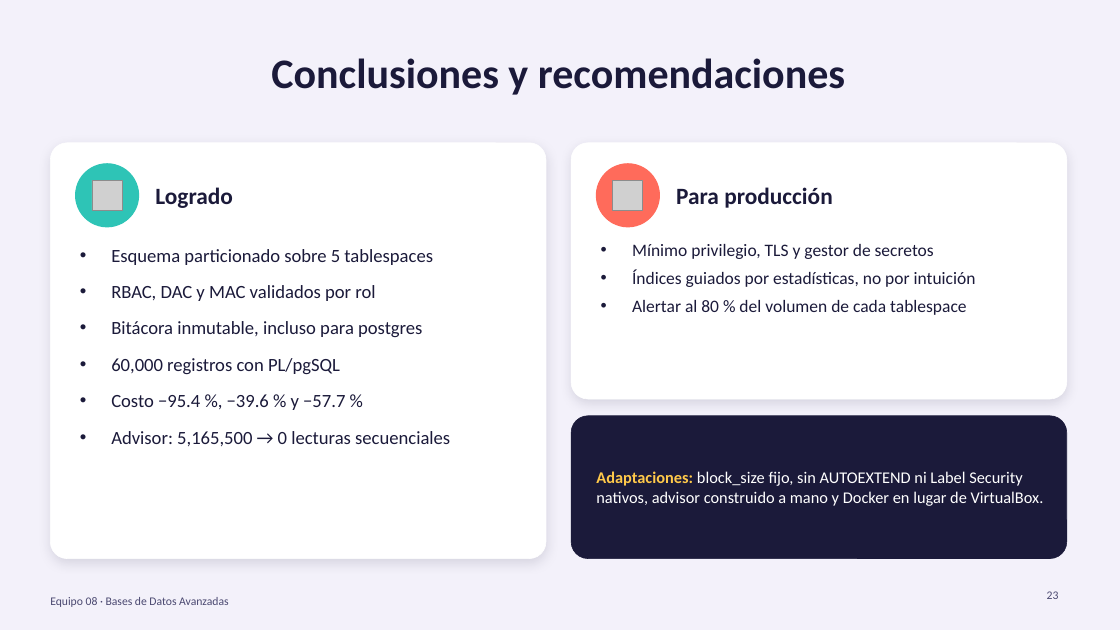
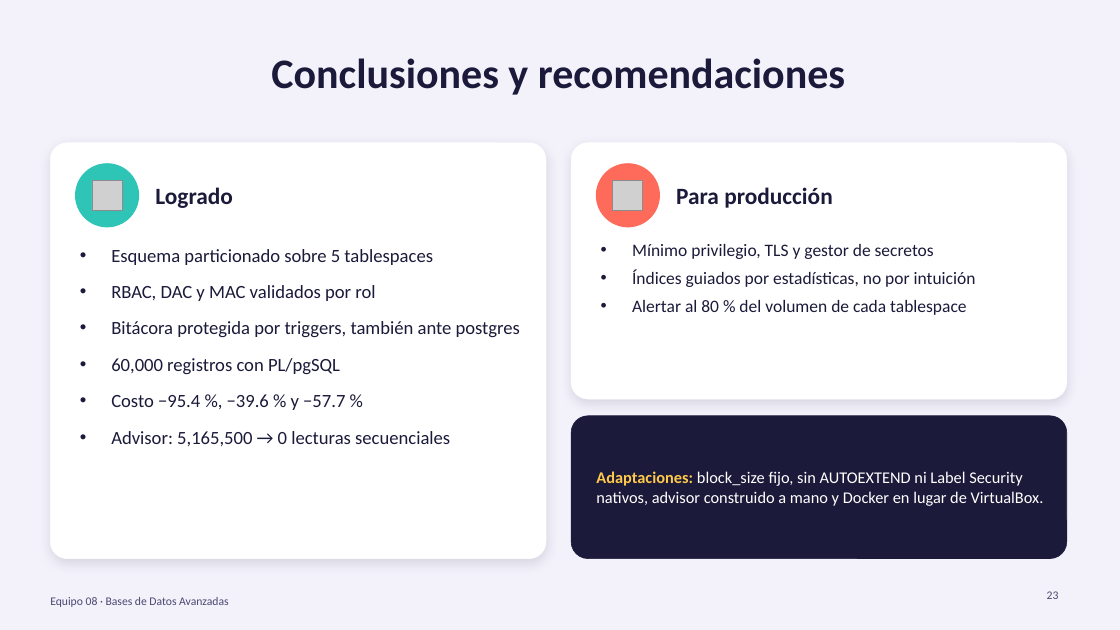
Before and after one commit to KarlaRoChi/BDAvanzadas_Equipo8_ProyectoFinal, a slide deck: slide 23 of presentacion/Proyecto01_equipo08_CalderonGutierrezVictorEmiliano_RojasChimalKarlaBeatriz.pptx. Drawn at 1120x630 pixels with LibreOffice and Linux fonts; fonts in the diff are those of the drawing; grey boxes stand for pictures. Boxes give left, top, right and bottom in pixels: in the first picture for what was removed or moved away, otherwise in the second. Text is boxed around its words. In the diff, an @@ line names an element or a change of style, - is before the commit and + after.

Commit message:
Precisar el alcance del MAC y de la inmutabilidad de la bitacora
- El MAC aplica a analista y auditor; admin y superusuario quedan fuera por diseno
- Los triggers bloquean cambios por SQL, pero un superusuario puede desactivarlos
- Mismos ajustes en la presentacion y PDF recompilado

```diff
--- a/presentacion/Proyecto01_equipo08_CalderonGutierrezVictorEmiliano_RojasChimalKarlaBeatriz.pptx
+++ b/presentacion/Proyecto01_equipo08_CalderonGutierrezVictorEmiliano_RojasChimalKarlaBeatriz.pptx
@@ text at [111,321,520,337]: text changed @@
-• Bitácora inmutable, incluso para postgres
+• Bitácora protegida por triggers, también ante postgres
```
Also in this commit, not shown: 3 other slides changed, 2 other files.
